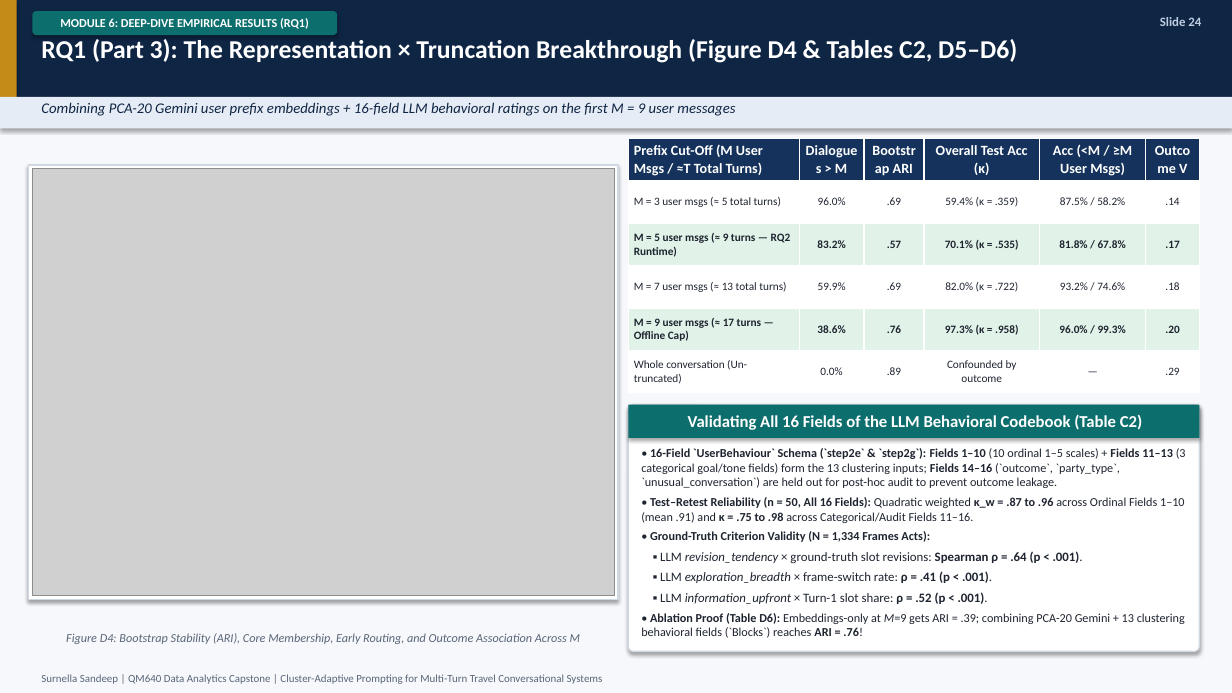
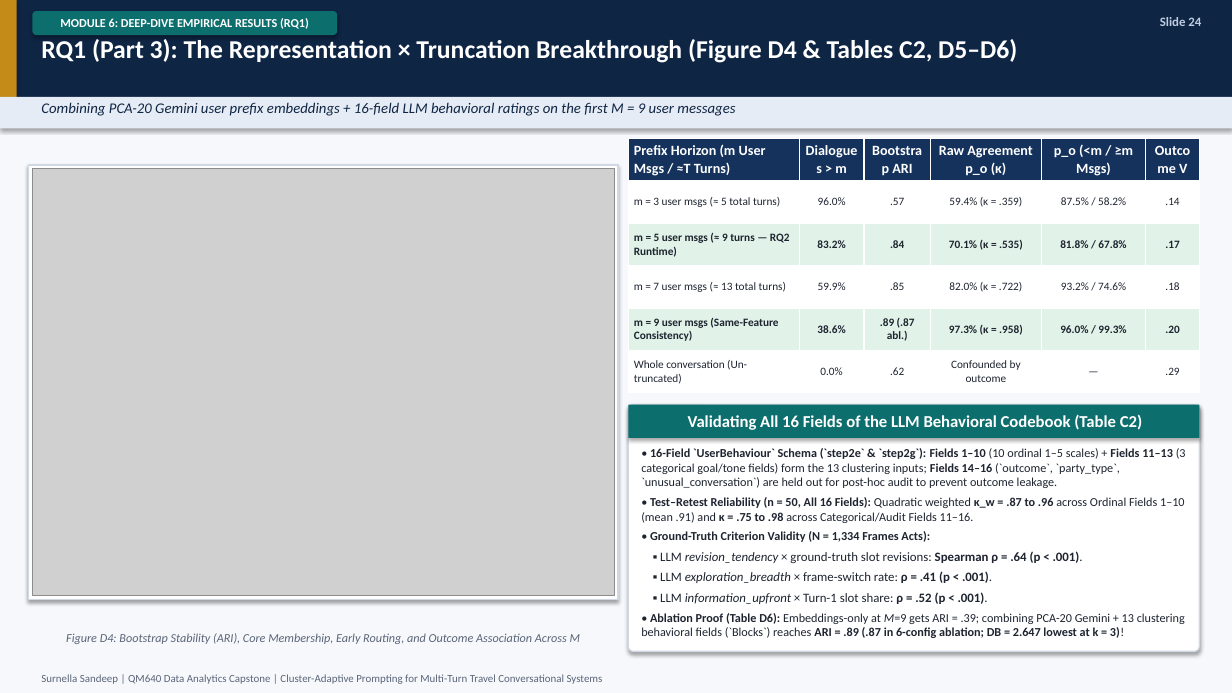
Before and after one commit to surnella/QM640-Dialogue-Clustering-Capstone, a slide deck: slide 24 of final/QM_640_Defense_Presentation_Sandeep_Surnella.pptx. Drawn at 1232x693 pixels with LibreOffice and Linux fonts; fonts in the diff are those of the drawing; grey boxes stand for pictures. Boxes give left, top, right and bottom in pixels: in the first picture for what was removed or moved away, otherwise in the second. Text is boxed around its words. In the diff, an @@ line names an element or a change of style, - is before the commit and + after.

```diff
--- a/final/QM_640_Defense_Presentation_Sandeep_Surnella.pptx
+++ b/final/QM_640_Defense_Presentation_Sandeep_Surnella.pptx
@@ table at (x1=628, y1=139, x2=1200, y2=393) @@
-row 1: Prefix Cut-Off (M User Msgs / ≈T Total Turns) | Dialogues > M | Bootstrap ARI | Overall Test Acc (κ) | Acc (<M / ≥M User Msgs) | Outcome V
+row 1: Prefix Horizon (m User Msgs / ≈T Turns) | Dialogues > m | Bootstrap ARI | Raw Agreement p_o (κ) | p_o (<m / ≥m Msgs) | Outcome V
-row 2, column 1: M = 3 user msgs (≈ 5 total turns)
+row 2, column 1: m = 3 user msgs (≈ 5 total turns)
-row 2, column 3: .69
+row 2, column 3: .57
-row 3, column 1: M = 5 user msgs (≈ 9 turns — RQ2 Runtime)
+row 3, column 1: m = 5 user msgs (≈ 9 turns — RQ2 Runtime)
-row 3, column 3: .57
+row 3, column 3: .84
-row 4, column 1: M = 7 user msgs (≈ 13 total turns)
+row 4, column 1: m = 7 user msgs (≈ 13 total turns)
-row 4, column 3: .69
+row 4, column 3: .85
-row 5, column 1: M = 9 user msgs (≈ 17 turns — Offline Cap)
+row 5, column 1: m = 9 user msgs (Same-Feature Consistency)
-row 5, column 3: .76
+row 5, column 3: .89 (.87 abl.)
-row 6, column 3: .89
+row 6, column 3: .62
@@ text at (x1=641, y1=613, x2=1185, y2=638): text changed @@
-• Ablation Proof (Table D6): Embeddings-only at M=9 gets ARI = .39; combining PCA-20 Gemini + 13 clustering behavioral fields (`Blocks`) reaches ARI = .76!
+• Ablation Proof (Table D6): Embeddings-only at M=9 gets ARI = .39; combining PCA-20 Gemini + 13 clustering behavioral fields (`Blocks`) reaches ARI = .89 (.87 in 6-config ablation; DB = 2.647 lowest at k = 3)!
```
Also in this commit, not shown: 21 other slides changed, 4 slides added, 16 other files.
